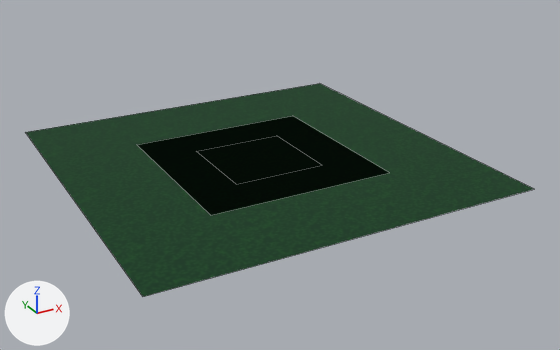
An edit to the FBX model Environment/Templates.fbx, drawn before and after from the same camera.
Camera for both pictures: a camera (50 mm lens) standing at (-14.0, -27.4, 12.7) and looking at (0.3, -1.4, -0.3). Lighting does not change. The marker at lower left points along +X, +Y and +Z. Mesh edges are drawn as thin lines.

Before the edit, the objects in view are built like this:
```python
me_plane_001 = bpy.data.meshes.new('Plane.001')
me_plane_001.from_pydata(...)  # 4 vertices, 1 face; spans x -2.0..2.0, y -2.0..2.0, z 0.0
me_plane_001.materials.append(mat_mi_grass)  # picture img_t_grass_64x64_png
me_plane_002 = bpy.data.meshes.new('Plane.002')
me_plane_002.from_pydata(...)  # 4 vertices, 1 face; spans x -4.0..4.0, y -4.0..4.0, z 0.0
me_plane_002.materials.append(mat_mi_grass)  # picture img_t_grass_64x64_png
me_plane_003 = bpy.data.meshes.new('Plane.003')
me_plane_003.from_pydata(...)  # 4 vertices, 1 face; spans x -8.0..8.0, y -8.0..8.0, z 0.0
me_plane_003.materials.append(mat_mi_grass)  # picture img_t_grass_64x64_png
ob_template_sm_grass_plane_16x16 = bpy.data.objects.new('TEMPLATE_SM_Grass_Plane_16x16', me_plane_003)
ob_template_sm_grass_plane_16x16.location = (0.0, 0.0, 0.0)
ob_template_sm_grass_plane_4x4 = bpy.data.objects.new('TEMPLATE_SM_Grass_Plane_4x4', me_plane_001)
ob_template_sm_grass_plane_4x4.location = (0.0, 0.0, 0.0)
ob_template_sm_grass_plane_8x8 = bpy.data.objects.new('TEMPLATE_SM_Grass_Plane_8x8', me_plane_002)
ob_template_sm_grass_plane_8x8.location = (0.0, 0.0, 0.0)
```
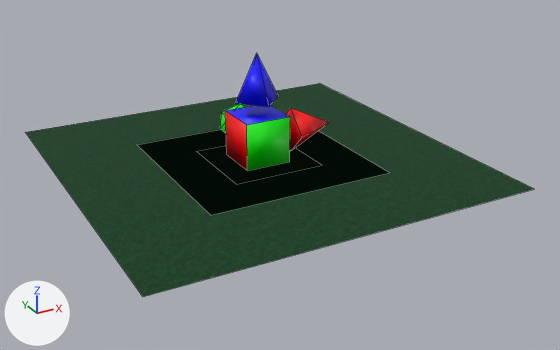
Changed parts and their boxes (x1, y1, x2, y2) in the pictures (560 x 350 px):
'TEMPLATE_SM_Axes_Box', added: after (220, 53, 330, 171)
    faces in mat_mi_green_y_axis (green #00ff00): (220, 104, 290, 171)
    faces in mat_mi_blue_z_axis (blue #0000ff): (227, 53, 289, 125)
    faces in mat_mi_red_x_axis (red #ff0000): (225, 108, 330, 170)
'TEMPLATE_SM_Grass_Plane_4x4', unchanged, covered by the edit: before (197, 136, 322, 184); after (197, 146, 322, 184)

Diff of the bpy script that builds the scene:
```diff
--- a/Environment/Templates.fbx.py
+++ b/Environment/Templates.fbx.py
@@ mat_mi_green_y_axis @@
+mat_mi_green_y_axis = principled_material('MI_Green_Y_Axis')
+mat_mi_green_y_axis.base_color = (0.0, 1.0, 0.0)  # green #00ff00
@@ mat_mi_red_x_axis @@
+mat_mi_red_x_axis = principled_material('MI_Red_X_Axis')
+mat_mi_red_x_axis.base_color = (1.0, 0.0, 0.0)  # red #ff0000
@@ mat_mi_blue_z_axis @@
+mat_mi_blue_z_axis = principled_material('MI_Blue_Z_Axis')
+mat_mi_blue_z_axis.base_color = (0.0, 0.0, 1.0)  # blue #0000ff
@@ me_cube @@
+me_cube.from_pydata(...)  # 23 vertices, 21 faces; spans x -1.0..3.6, y -1.0..3.6, z 0.0..4.6
+# faces by material slot: [7, 7, 7]
+me_cube.materials.append(mat_mi_blue_z_axis)  # blue #0000ff
+me_cube.materials.append(mat_mi_green_y_axis)  # green #00ff00
+me_cube.materials.append(mat_mi_red_x_axis)  # red #ff0000
@@ ob_template_sm_axes_box @@
+ob_template_sm_axes_box = bpy.data.objects.new('TEMPLATE_SM_Axes_Box', me_cube)
+ob_template_sm_axes_box.location = (0.0, 0.0, 0.0)
```
